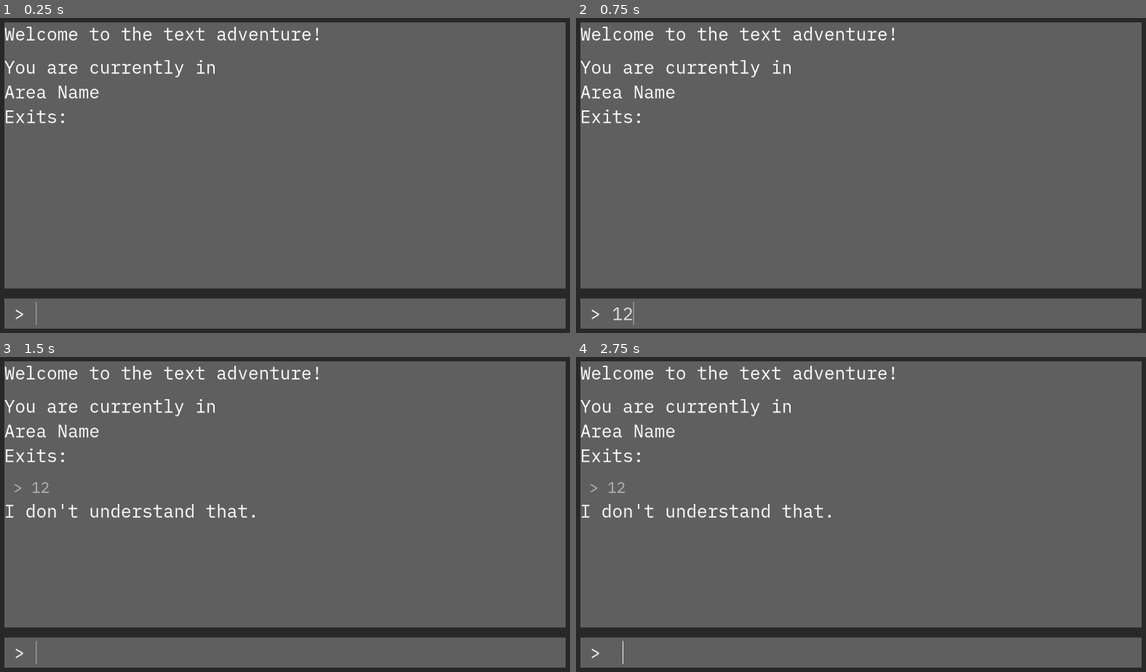
Above: before the commit, frames 1-4 (two rows, left to right).
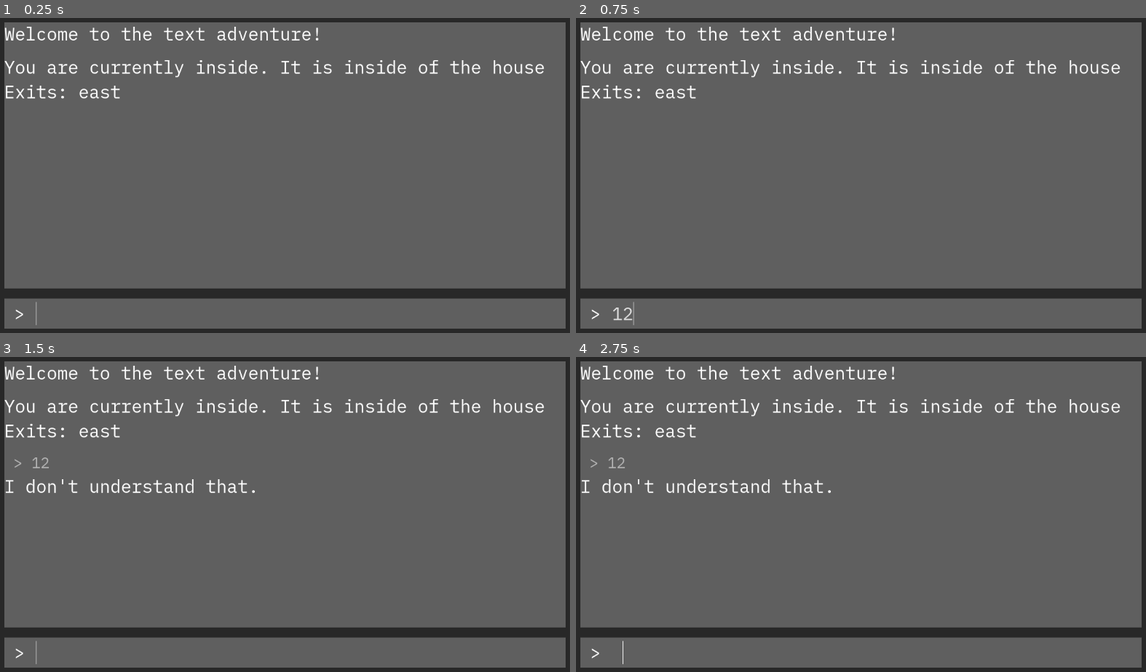
Above: after the commit, the same moments.

Repository: alephmembeth/textadventure-from-scratch
Game: Godot game, scene res://game.tscn
Two runs of this game, one before a commit and one after it. Both use one fixed random seed, a clock stepped at 60 frames per second and the inputs below.
Inputs (mouse positions are in pixels of both pictures, inside the frame that each line leads up to):
- Up to frame 1 (0.25 s): no input
- Up to frame 2 (0.75 s): click (878, 314) at 0.52 s; type "12" at 0.6 s
- Up to frame 3 (1.5 s): tap Enter at 1.25 s
- Up to frame 4 (2.75 s): tap Space at 2 s

The runs differ from the first frame. In frame 1, 1.2% of the frame differs, in the area x 0-96%, y 13-34%; in frame 2, 1.2%; in frame 3, 2.3%, in the area x 0-96%, y 13-52%; in frame 4, 2.3%.

Commit message:
Implement moving

Diff:
--- a/area.gd
+++ b/area.gd
@@ -1,5 +1,25 @@
 extends PanelContainer
-class_name area
+class_name Area
 
 @export var area_name = "Area Name"
 @export var area_description = "Description of the area."
+
+var exits: Dictionary = {}
+
+
+func connect_exits(direction: String, area: Area):
+	match direction:
+		"north":
+			exits[direction] = area
+			area.exits["south"] = self
+		"east":
+			exits[direction] = area
+			area.exits["west"] = self
+		"south":
+			exits[direction] = area
+			area.exits["north"] = self
+		"west":
+			exits[direction] = area
+			area.exits["east"] = self
+		_:
+			printerr("Tried to connect invalid direction: %s", direction)
--- /dev/null
+++ b/area_manager.gd
@@ -0,0 +1,5 @@
+extends Node
+
+
+func _ready() -> void:
+	$inside.connect_exits("east", $outside)
--- a/game.tscn
+++ b/game.tscn
@@ -1,9 +1,10 @@
-[gd_scene load_steps=11 format=3 uid="uid://p60quupdc4ch"]
+[gd_scene load_steps=12 format=3 uid="uid://p60quupdc4ch"]
 
 [ext_resource type="Script" path="res://input_line.gd" id="1_33s3s"]
 [ext_resource type="Script" path="res://game.gd" id="1_vjsim"]
 [ext_resource type="FontFile" uid="uid://dsiu2symk18fd" path="res://fonts/ibm_plex_mono_regular.ttf" id="1_xs2cr"]
 [ext_resource type="Script" path="res://parser.gd" id="2_uctwy"]
+[ext_resource type="Script" path="res://area_manager.gd" id="3_526x0"]
 [ext_resource type="PackedScene" uid="uid://dkyrk54w0wb1h" path="res://area.tscn" id="3_ivh7q"]
 
 [sub_resource type="StyleBoxFlat" id="StyleBoxFlat_ri1t3"]
@@ -32,10 +33,21 @@
 script = ExtResource("2_uctwy")
 
 [node name="area_manager" type="Node" parent="."]
+script = ExtResource("3_526x0")
 
-[node name="area" parent="area_manager" instance=ExtResource("3_ivh7q")]
+[node name="inside" parent="area_manager" instance=ExtResource("3_ivh7q")]
 offset_top = -279.0
 offset_bottom = -79.0
+area_name = "inside"
+area_description = "inside of the house"
+
+[node name="outside" parent="area_manager" instance=ExtResource("3_ivh7q")]
+offset_left = 294.0
+offset_top = -279.0
+offset_right = 544.0
+offset_bottom = -79.0
+area_name = "outside"
+area_description = "outside of the house"
 
 [node name="interface" type="PanelContainer" parent="."]
 layout_mode = 1
--- a/parser.gd
+++ b/parser.gd
@@ -32,18 +32,25 @@
 	if second_word == "":
 		return "Go where?"
 
-	return "You go %s." % second_word
+	if current_area.exits.keys().has(second_word):
+		change_area(current_area.exits[second_word])
+		return "You go %s." % second_word
+	else:
+		return "There is no exit in this direction."
 
 
 func help() -> String:
 	return "You can use these commands: 'go [location]', 'help'."
 
 
-func change_area(new_area: area):
+func change_area(new_area: Area):
 	current_area = new_area
-	var string_array = PackedStringArray([
-		"You are currently in", new_area.area_name,
-		"Exits: "
+	var exit_info_string = PackedStringArray(new_area.exits.keys())
+	var exit_info = " ".join(exit_info_string)
+
+	var area_info_string = PackedStringArray([
+		"You are currently " + new_area.area_name + ". It is " + new_area.area_description,
+		"Exits: " + exit_info
 	])
-	var strings = "\n".join(string_array)
-	emit_signal("response_generated", strings)
+	var area_info = "\n".join(area_info_string)
+	emit_signal("response_generated", area_info)
